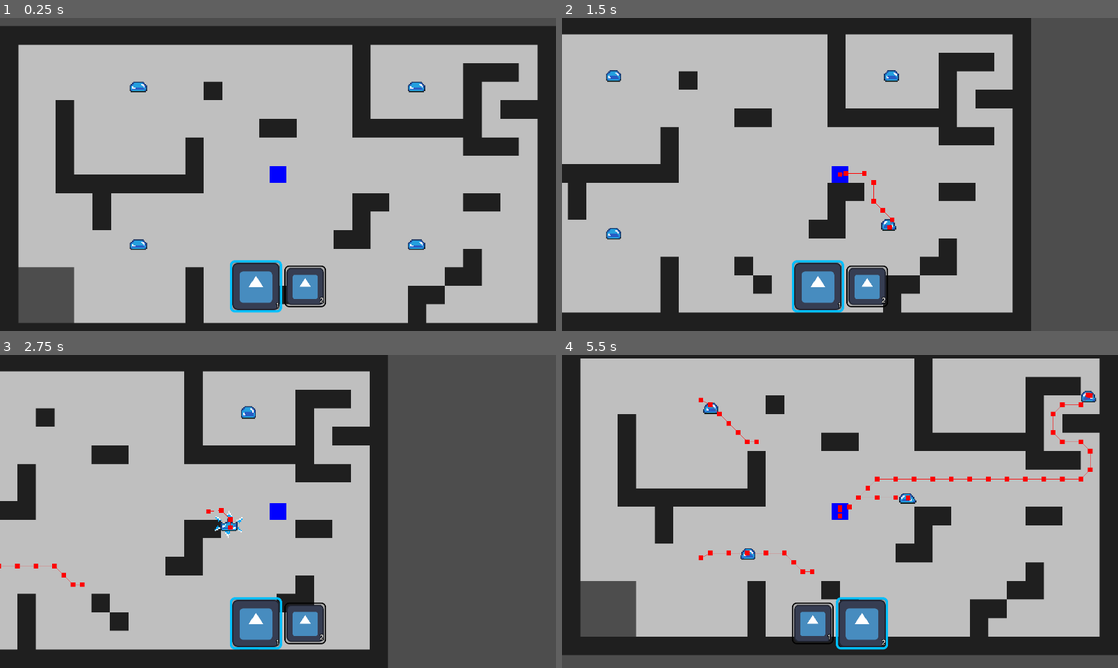
Above: before the commit, frames 1-4 (two rows, left to right).
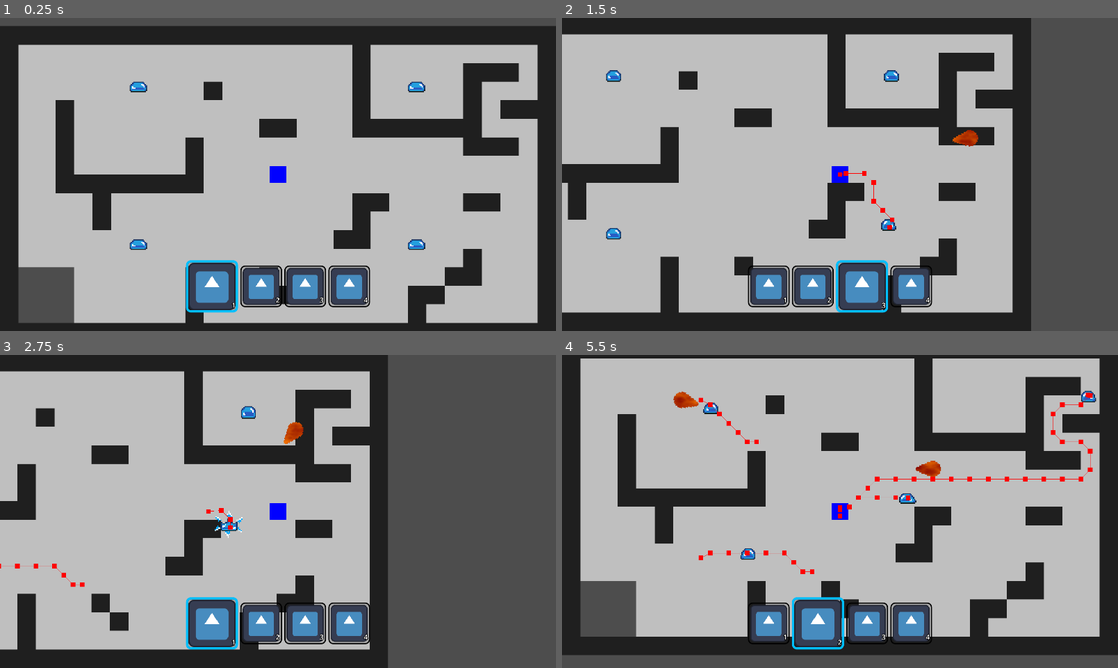
Above: after the commit, the same moments.

Repository: Marshmallows7920/Comp-2060
Game: Godot game, scene res://Scenes/Levels/enemy_test_scene.tscn
Two runs of this game, one before a commit and one after it. Both use one fixed random seed, a clock stepped at 60 frames per second and the inputs below. This scene is started directly instead of the project's main scene. The engine's default icon, where the game draws it, is replaced by a stand-in: a white triangle on a blue panel in a dark square.
Inputs (mouse positions are in pixels of both pictures, inside the frame that each line leads up to):
- Up to frame 1 (0.25 s): no input
- Up to frame 2 (1.5 s): move the mouse to (962, 158) at 0.52 s; hold Right (MoveRight) 0.53-1.28 s; tap Z (Attack) at 0.6 s; tap Mouse wheel down (NextSlot) at 0.8, 1.35 s; move the mouse to (728, 190) at 1.27 s; hold Down (MoveDown) from 1.28 s (still down)
- Up to frame 3 (2.75 s): tap Mouse wheel up (PrevSlot) at 1.55, 2.1 s; move the mouse to (333, 442) at 2.02 s; release Down (MoveDown) at 2.03 s; hold Right (MoveRight) from 2.03 s (still down); tap Z (Attack) at 2.3 s
- Up to frame 4 (5.5 s): move the mouse to (812, 574) at 2.77 s; release Right (MoveRight) at 2.78 s; hold Up (MoveUp) 2.78-3.53 s; tap Z (Attack) at 2.85, 4.55, 5.1 s; tap Mouse wheel down (NextSlot) at 3.05, 3.6, 5.3 s; move the mouse to (1006, 558) at 3.52 s; hold Left (MoveLeft) 3.53-5.03 s; tap Mouse wheel up (PrevSlot) at 3.8, 4.35 s; move the mouse to (673, 464) at 4.27 s; move the mouse to (867, 511) at 5.02 s; hold Down (MoveDown) from 5.03 s (still down)

The runs differ from the first frame. In frame 1, 3.4% of the frame differs, in the area x 33-67%, y 77-95%; in frame 2, 3.9%; in frame 3, 3.5%; in frame 4, 4.0%, in the area x 20-69%, y 11-95%.

Commit message:
started making fireball spell

Diff:
--- /dev/null
+++ b/Materials/fireball.tres
@@ -0,0 +1,77 @@
+[gd_resource type="VisualShader" load_steps=8 format=3 uid="uid://c3agafqnsyd7k"]
+
+[sub_resource type="FastNoiseLite" id="FastNoiseLite_hwq28"]
+noise_type = 2
+frequency = 0.0438
+
+[sub_resource type="NoiseTexture2D" id="NoiseTexture2D_ofmtp"]
+noise = SubResource("FastNoiseLite_hwq28")
+
+[sub_resource type="VisualShaderNodeTexture" id="VisualShaderNodeTexture_n5q1m"]
+output_port_for_preview = 0
+texture = SubResource("NoiseTexture2D_ofmtp")
+
+[sub_resource type="VisualShaderNodeInput" id="VisualShaderNodeInput_w3adr"]
+input_name = "screen_uv"
+
+[sub_resource type="VisualShaderNodeColorConstant" id="VisualShaderNodeColorConstant_qdfmd"]
+constant = Color(0.5, 0, 0, 1)
+
+[sub_resource type="VisualShaderNodeMix" id="VisualShaderNodeMix_4gjox"]
+output_port_for_preview = 0
+default_input_values = [0, Quaternion(0, 0, 0, 0), 1, Quaternion(1, 1, 1, 1), 2, Quaternion(0.5, 0.5, 0.5, 0.5)]
+op_type = 5
+
+[sub_resource type="VisualShaderNodeColorConstant" id="VisualShaderNodeColorConstant_k1276"]
+constant = Color(1, 0.501961, 0, 1)
+
+[resource]
+code = "shader_type canvas_item;
+render_mode blend_mix;
+
+uniform sampler2D tex_frg_3;
+
+
+
+void fragment() {
+// ColorConstant:6
+	vec4 n_out6p0 = vec4(0.500000, 0.000000, 0.000000, 1.000000);
+
+
+// ColorConstant:8
+	vec4 n_out8p0 = vec4(1.000000, 0.501961, 0.000000, 1.000000);
+
+
+// Input:4
+	vec2 n_out4p0 = SCREEN_UV;
+
+
+// Texture2D:3
+	vec4 n_out3p0 = texture(tex_frg_3, n_out4p0);
+
+
+// Mix:7
+	vec4 n_out7p0 = mix(n_out6p0, n_out8p0, n_out3p0);
+
+
+// Output:0
+	COLOR.rgb = vec3(n_out7p0.xyz);
+
+
+}
+"
+graph_offset = Vector2(-60.534, 119.053)
+mode = 1
+flags/light_only = false
+nodes/fragment/0/position = Vector2(660, 280)
+nodes/fragment/3/node = SubResource("VisualShaderNodeTexture_n5q1m")
+nodes/fragment/3/position = Vector2(40, 220)
+nodes/fragment/4/node = SubResource("VisualShaderNodeInput_w3adr")
+nodes/fragment/4/position = Vector2(-400, 360)
+nodes/fragment/6/node = SubResource("VisualShaderNodeColorConstant_qdfmd")
+nodes/fragment/6/position = Vector2(220, 160)
+nodes/fragment/7/node = SubResource("VisualShaderNodeMix_4gjox")
+nodes/fragment/7/position = Vector2(360, 260)
+nodes/fragment/8/node = SubResource("VisualShaderNodeColorConstant_k1276")
+nodes/fragment/8/position = Vector2(220, 300)
+nodes/fragment/connections = PackedInt32Array(6, 0, 7, 0, 3, 0, 7, 2, 8, 0, 7, 1, 7, 0, 0, 0, 4, 0, 3, 0)
--- /dev/null
+++ b/Scenes/Entities/fireball.gd
@@ -0,0 +1,30 @@
+extends Area2D
+
+@export var SPEED = 200
+
+var direction:Vector2
+
+func _ready():
+	pass # Replace with function body.
+
+
+func _physics_process(delta):
+	position = position + direction*SPEED*delta
+
+
+
+func setDirection(dir):
+	direction = dir
+	rotation = direction.angle()
+
+
+func _on_body_entered(body):
+	if body.is_in_group("TileMap"):
+		queue_free()
+		#print("hit wall")
+
+
+func _on_area_exited(area):
+	if area.is_in_group("PlayArea"):
+		queue_free()
+		#print("out of area")
--- /dev/null
+++ b/Scenes/Entities/fireball.tscn
@@ -0,0 +1,21 @@
+[gd_scene load_steps=5 format=3 uid="uid://cnxcnhn1e7d5l"]
+
+[ext_resource type="Shader" uid="uid://c3agafqnsyd7k" path="res://Materials/fireball.tres" id="1_4m45x"]
+[ext_resource type="Script" path="res://Scenes/Entities/fireball.gd" id="1_kihqd"]
+[ext_resource type="Texture2D" uid="uid://c5a1guvbqbirj" path="res://Sprites/Fireball_outline.png" id="1_t7bsi"]
+
+[sub_resource type="ShaderMaterial" id="ShaderMaterial_bc36e"]
+shader = ExtResource("1_4m45x")
+
+[node name="Fireball" type="Area2D"]
+collision_layer = 8
+collision_mask = 6
+script = ExtResource("1_kihqd")
+
+[node name="Sprite2D" type="Sprite2D" parent="."]
+material = SubResource("ShaderMaterial_bc36e")
+rotation = 4.71239
+texture = ExtResource("1_t7bsi")
+
+[node name="CollisionPolygon2D" type="CollisionPolygon2D" parent="."]
+polygon = PackedVector2Array(14, 2, 9, 7, 5, 7, -8, 1, -8, -1, 5, -7, 9, -7, 14, -2)
--- a/Scenes/Entities/test_player.tscn
+++ b/Scenes/Entities/test_player.tscn
@@ -14,6 +14,7 @@
 collision_mask = 4
 script = ExtResource("1_ke253")
 hotbarSlotScene = "res://Scenes/Menus/hotbar_slot.tscn"
+fireball = "res://Scenes/Entities/fireball.tscn"
 
 [node name="CollisionShape2D" type="CollisionShape2D" parent="."]
 shape = SubResource("RectangleShape2D_jaev7")
--- a/Scripts/test_player.gd
+++ b/Scripts/test_player.gd
@@ -6,16 +6,22 @@
 
 #hotbar variables
 @onready var hotbar = $CanvasLayer/Hotbar
-@export var numSpellSlots:int = 2
+@export var numSpellSlots:int = 5
 const MAX_SPELL_SLOTS = 4
-var spellSlots = ["fireball", "icicle", "", ""]
+var spellSlots #= ["fireball", "icicle", "", ""]
 var slotSelected = 1
 @export_file("*.tscn") var hotbarSlotScene:String
+
+@export_file("*.tscn") var fireball:String
 
 
 func _ready():
 	numSpellSlots = clampi(numSpellSlots, 1, MAX_SPELL_SLOTS)
-	updateHotbar()
+	spellSlots = []
+	for i in range(1, MAX_SPELL_SLOTS+1):
+		spellSlots.append("")
+	slotSelected = clampi(slotSelected, 1, numSpellSlots)
+	hotbar.update(numSpellSlots, spellSlots, slotSelected)
 
 
 func _process(delta):
@@ -25,11 +31,13 @@
 				slotSelected = i
 	if Input.is_action_just_pressed("NextSlot"):
 		slotSelected = wrapi(slotSelected+1, 1, numSpellSlots+1)
-		print(slotSelected)
 	elif Input.is_action_just_pressed("PrevSlot"):
 		slotSelected = wrapi(slotSelected-1, 1, numSpellSlots+1)
-		print(slotSelected)
-	updateHotbar()
+	hotbar.update(numSpellSlots, spellSlots, slotSelected)
+
+	if Input.is_action_just_pressed("Attack"):
+			var dir = (get_global_mouse_position() - position).normalized()
+			spawnFireball(position, dir)
 
 
 
@@ -51,13 +59,11 @@
 	move_and_slide()
 
 
-
-func updateHotbar():
-	if hotbar != null:
-		hotbar.update(numSpellSlots, spellSlots, slotSelected)
-	else:
-		print("NO HOTBAR!")
-
+func spawnFireball(pos, dir):
+	var newFireball = load(fireball).instantiate()
+	newFireball.global_position = pos
+	newFireball.setDirection(dir)
+	get_tree().root.add_child(newFireball)
 
 
 func attacked(type:String, power:int):
--- a/project.godot
+++ b/project.godot
@@ -57,6 +57,7 @@
 Attack={
 "deadzone": 0.5,
 "events": [Object(InputEventKey,"resource_local_to_scene":false,"resource_name":"","device":-1,"window_id":0,"alt_pressed":false,"shift_pressed":false,"ctrl_pressed":false,"meta_pressed":false,"pressed":false,"keycode":0,"physical_keycode":90,"key_label":0,"unicode":122,"echo":false,"script":null)
+, Object(InputEventMouseButton,"resource_local_to_scene":false,"resource_name":"","device":-1,"window_id":0,"alt_pressed":false,"shift_pressed":false,"ctrl_pressed":false,"meta_pressed":false,"button_mask":1,"position":Vector2(82, 13),"global_position":Vector2(86, 54),"factor":1.0,"button_index":1,"canceled":false,"pressed":true,"double_click":false,"script":null)
 ]
 }
 UseItem={
Binary file added: Sprites/Fireball_outline.png
Not shown, added: Sprites/Fireball_outline.png.import
